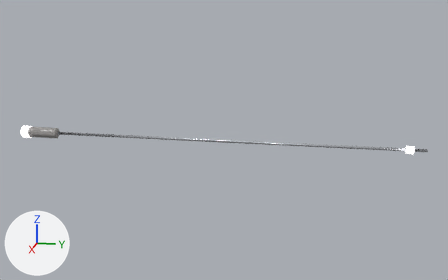
Before and after pictures for a commit that changed the glTF model assets/rods/fuzeball_rod_5man.glb.
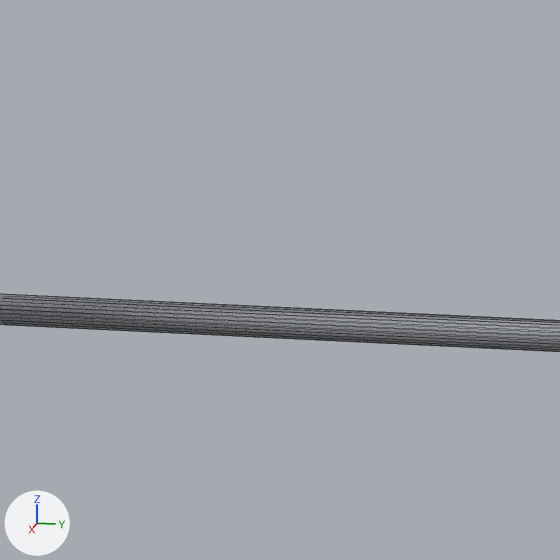
The first picture shows the older version from a camera (50 mm lens) standing at (155.6, 32.0, 39.2) and looking at (-0.6, 0.7, 0.1). The close-ups show the older and then the newer version on the part from 22% to 33% of the width and 38% to 56% of the height of that picture. Only the edits that show in the close-ups are written down. The axes (+X, +Y, +Z) are drawn at lower left. The lights are the same throughout. The close-ups show mesh edges as thin lines. Where no turn or scale is listed for an object, it has been applied to the vertices.

In view in the first close-up: 'rod5_bar.002'.
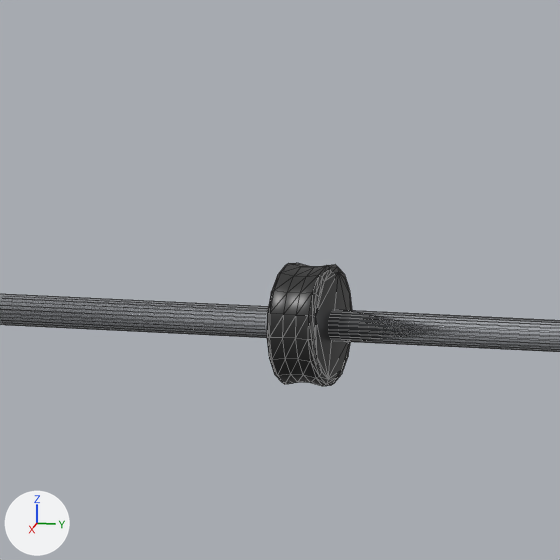
Diff of the bpy script that builds the scene:
```diff
--- a/assets/rods/fuzeball_rod_5man.glb.py
+++ b/assets/rods/fuzeball_rod_5man.glb.py
@@ mat_bumper_001 @@
+mat_bumper_001 = principled_material('bumper.001')
+mat_bumper_001.base_color = (0.0215, 0.0215, 0.0215)  # black #282828
+mat_bumper_001.roughness = 0.361
@@ me_cylinder_005 @@
+me_cylinder_005.from_pydata(...)  # 128 vertices, 252 faces; spans x -1.51..1.51, y -0.61..0.61, z -1.51..1.51
+me_cylinder_005.materials.append(mat_bumper_001)  # black #282828
@@ ob_cylinderl @@
+ob_cylinderl = bpy.data.objects.new('CylinderL', me_cylinder_005)
+ob_cylinderl.location = (0.0, -26.5, 0.0)
```

Where the change shows, as pixel boxes (x1, y1, x2, y2) in the close-ups (560 x 560 px):
'CylinderL', added: after (267, 263, 352, 386)
